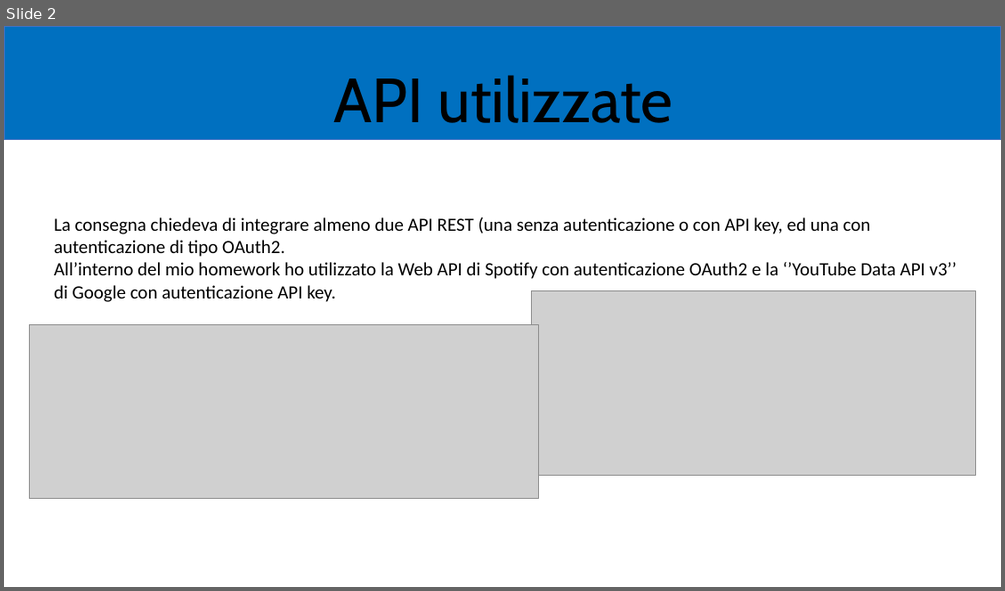
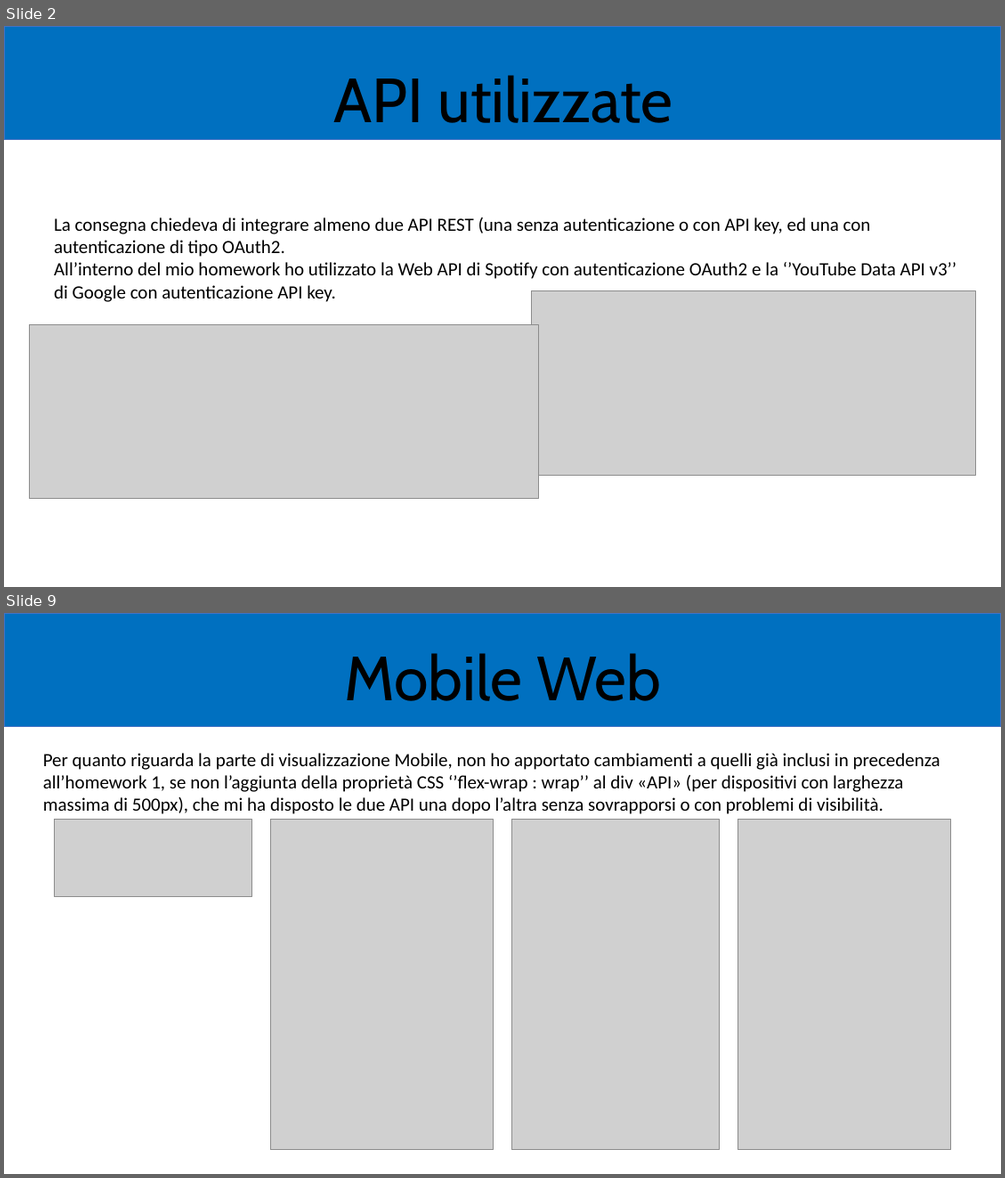
Before and after one commit to zChronoX/mhw3, a slide deck: mhw3.pptx. Shown one above the other, each under a label of ours: slide 2 before the commit, slides 2 and 9 after it; the slides between them are not shown. The pictures are 1005x591 and 1005x1178 pixels, drawn with LibreOffice and Linux fonts; fonts in the diff are those of the drawing; grey boxes stand for pictures. Boxes give left, top, right and bottom in pixels: in the first picture for what was removed or moved away, otherwise in the second. Text is boxed around its words. In the diff, an @@ line names an element or a change of style, - is before the commit and + after.

```diff
--- a/mhw3.pptx
+++ b/mhw3.pptx
@@ slide 9 added at [4,613,1001,1174], background #FFFFFF @@
@@ rectangle added at [4,613,1001,727], fill #0070C0, outline #4472C4 1 pt @@
@@ title added at [344,653,661,701], 60 pt, text #000000 @@
+Mobile Web
@@ text added at [43,753,940,814], 18 pt, text #000000 @@
+Per quanto riguarda la parte di visualizzazione Mobile, non ho apportato cambiamenti a quelli già inclusi in precedenza all’homework 1, se non l’aggiunta della proprietà CSS ‘’flex-wrap : wrap’’ al div «API» (per dispositivi con larghezza massima di 500px), che mi ha disposto le due API una dopo l’altra senza sovrapporsi o con problemi di visibilità.
@@ picture added at [55,819,252,896] @@
@@ picture added at [270,819,493,1150] @@
@@ picture added at [512,819,719,1150] @@
@@ picture added at [737,819,950,1150] @@
```
Also in this commit, not shown: 6 other slides added, 8 slides removed.
